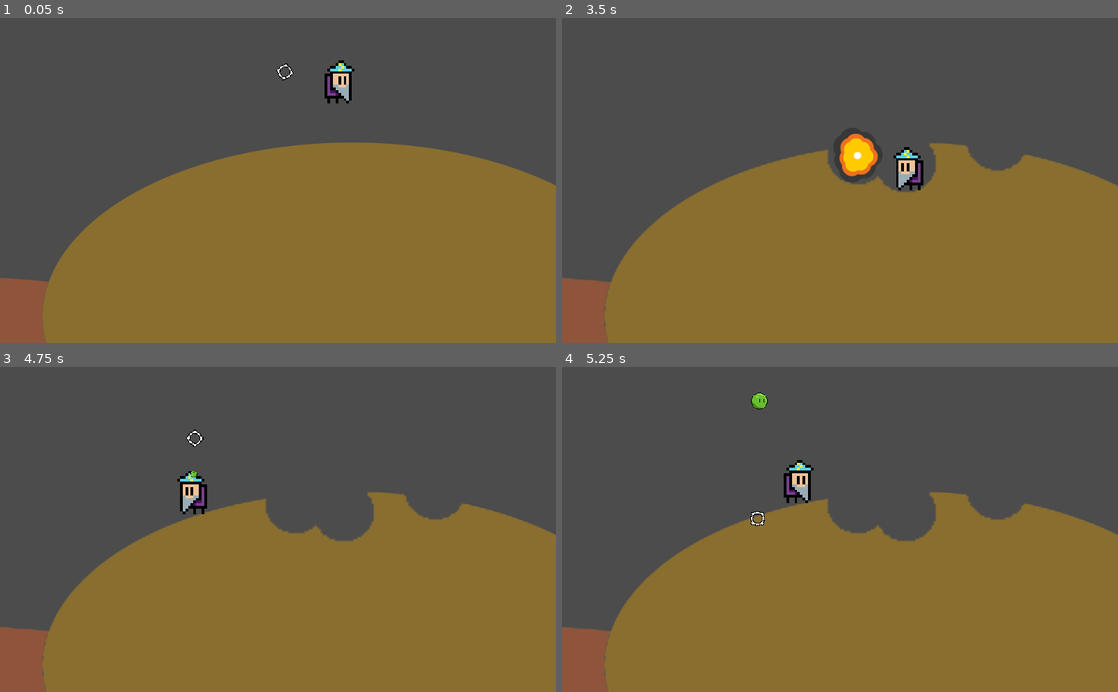
Above: before the commit, frames 1-4 (two rows, left to right).
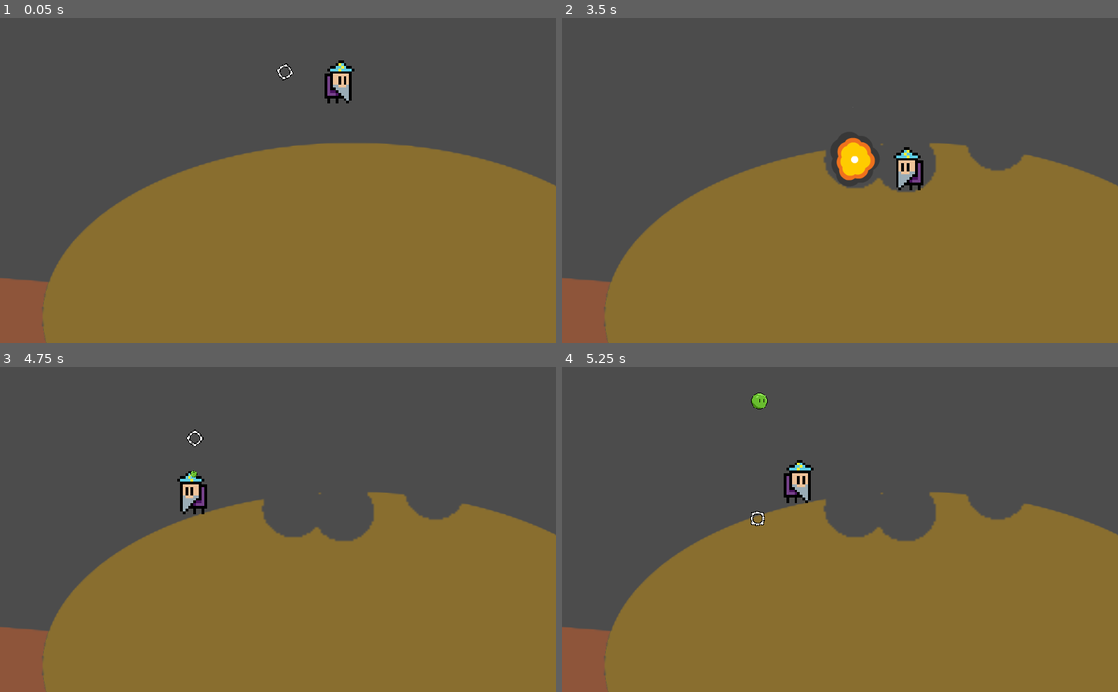
Above: after the commit, the same moments.

Repository: MitchMakesThings/Godot-Things
Game: Godot game, scene res://src/levels/FirstLevel.tscn
Same seed, same stepped clock (60 frames per second), same inputs: the game is played once before the commit and once after it.
Inputs (mouse positions are in pixels of both pictures, inside the frame that each line leads up to):
- Up to frame 1 (0.05 s): no input
- Up to frame 2 (3.5 s): move the mouse to (812, 245) at 0.52 s; hold D (move_right) 0.53-1.25 s; click (812, 245) at 0.67 s; tap Space (jump) at 0.77 s; drag from (1006, 229) to (812, 245) at 1.27 s; move the mouse to (673, 131) at 2.02 s; hold A (move_left) 2.03-2.75 s; drag from (867, 180) to (673, 131) at 2.77 s
- Up to frame 3 (4.75 s): move the mouse to (194, 448) at 3.52 s; hold A (move_left) 3.53-4.25 s; tap Space (jump) at 3.77 s; drag from (400, 513) to (194, 448) at 4.27 s
- Up to frame 4 (5.25 s): move the mouse to (728, 545) at 5.02 s; hold D (move_right) from 5.03 s (still down); click (728, 545) at 5.17 s

The runs differ from the first frame. In frame 1, less than 0.1% of the frame differs, in the area x 2-100%, y 38-95%; in frame 2, 0.7%, in the area x 47-58%, y 35-53%; in frame 3, 0.2%; in frame 4, 0.2%.

Commit message:
Cleanup & documentation Starting to tidy up the destructible script, to get it tutorial ready.

Diff:
--- a/Game/src/destruction/Destructible.gd
+++ b/Game/src/destruction/Destructible.gd
@@ -1,11 +1,11 @@
 extends Node2D
 
 export var viewport_destruction_nodepath : NodePath
-export var CollisionHolderNodePath : NodePath
+export var collision_holder_node_path : NodePath
 
 var world_size : Vector2
 
-var CollisionHolder : Node2D
+var collision_holder : Node2D
 var _to_cull : Array
 
 var _image_republish_texture := ImageTexture.new()
@@ -17,7 +17,7 @@
 func _ready():
 	add_to_group("destructibles")
 
-	CollisionHolder = get_node(CollisionHolderNodePath)
+	collision_holder = get_node(collision_holder_node_path)
 	world_size = (get_parent() as Sprite).get_rect().size
 	_parent_material = get_parent().material
 	_viewport_destruction_node = get_node(viewport_destruction_nodepath)
@@ -28,23 +28,21 @@
 
 	# Passing 0 to duplicate, as we don't want to duplicate scripts/signals etc
 	# We don't use 8 since we're going to delete our duplicate nodes after first render anyway
-	var dup = get_parent().duplicate(8) as Node2D
+	var dup = get_parent().duplicate(0) as Node2D
 	_to_cull.append(dup)
 	# Shrink to match the ratio of our destruction viewport
 	dup.scale = _world_to_viewport_scale(dup.scale)
 	# Then reposition, so we're in the right spot
 	dup.position = _world_to_viewport(dup.position)
 
-	# Risky move:
-	# Delete all children of the duplicate.
-	# One of those children will be a duplicate of the Destructible
-	for child in dup.get_children():
-		dup.remove_child(child)
+	# Add to the viewport, so that our destructible viewport has our starting point
 	$Viewport.add_child(dup)
 
+	# Force the destruction texture rebuild
 	rebuild_texture()
 	$CullTimer.start()
-	$CollisionRebuildTimer.start() # DEBUG
+
+	rebuild_collisions_from_image()
 
 
 func _exit_tree():
@@ -101,7 +99,7 @@
 		var angle_point = deg2rad(i * 360 / nb_points)
 		points_arc.push_back(position + Vector2(cos(angle_point), sin(angle_point)) * radius * 2)
 
-	for collision_polygon in $CollisionHolder.get_children():
+	for collision_polygon in collision_holder.get_children():
 		var clipped_polygons = Geometry.clip_polygons_2d(collision_polygon.polygon, points_arc)
 
 		# If the clip failed, we're almost certainly trying to delete the last few
@@ -135,10 +133,14 @@
 				# We'll need to add a CollisionPolygon for each of them
 				var collider := CollisionPolygon2D.new()
 				collider.polygon = points
-				CollisionHolder.call_deferred("add_child", collider)
+				collision_holder.call_deferred("add_child", collider)
 
 
 func rebuild_collisions_from_image():
+	# Wait for all viewports to re-render before we build our image
+	yield(VisualServer, "frame_post_draw")
+
+	# Create bitmap from the Viewport (which projects into our sprite)
 	var bitmap := BitMap.new()
 	bitmap.create_from_image_alpha($Sprite.texture.get_data())
 
@@ -147,11 +149,11 @@
 	#print("Saved")
 
 	# This will generate polygons for the given coordinate rectangle within the bitmap
-	# As an optimisation we should *only* recalculate polygons in an area around where the impact was
+	# In our case, our given coordinates are the entire image.
 	var polygons = bitmap.opaque_to_polygons(Rect2(Vector2(0,0), bitmap.get_size()))
 
 	# Delete all previous polygons
-	for child in CollisionHolder.get_children():
+	for child in collision_holder.get_children():
 		child.queue_free()
 
 	# Now create a collision polygon for each polygon returned
@@ -170,12 +172,13 @@
 			# Remap to world position
 			newpoints.push_back(_viewport_to_world(point))
 		collider.polygon = newpoints # Scaling example. Otherwise just use polygon
-		CollisionHolder.add_child(collider)
+		collision_holder.add_child(collider)
 
 	# Here's where viewport_destruction_nodepaths get wild
 	# We need to multiply the foreground sprite against our destruction sprite
 	# So that the foreground only shows where our destruction sprite is not alpha
 	republish_sprite()
+
 
 func republish_sprite() -> void:
 	# Assume the image has changed, so we'll need to update our ImageTexture
@@ -195,6 +198,7 @@
 				((point.y + get_viewport_rect().position.y) / dynamic_texture_size.y) * world_size.y
 			)
 
+
 func _world_to_viewport(var point : Vector2) -> Vector2:
 	var dynamic_texture_size = $Viewport.get_size()
 	return Vector2(
@@ -202,10 +206,9 @@
 				(point.y / world_size.y) * dynamic_texture_size.y + get_viewport_rect().position.y
 			)
 
-func _world_to_viewport_scale(var original_scale : Vector2
-		, var dynamic_texture_size : Vector2 = Vector2.ZERO) -> Vector2:
-	if dynamic_texture_size == Vector2.ZERO	:
-		dynamic_texture_size = $Viewport.get_size()
+
+func _world_to_viewport_scale(var original_scale : Vector2) -> Vector2:
+	var dynamic_texture_size : Vector2 = $Viewport.get_size()
 	var x_scale = ((100.0 / world_size.x) * dynamic_texture_size.x) / 100.0
 	var y_scale = ((100.0 / world_size.y) * dynamic_texture_size.y) / 100.0
 	return Vector2(original_scale.x * x_scale, original_scale.y * y_scale)
--- a/Game/src/destruction/Destructible.tscn
+++ b/Game/src/destruction/Destructible.tscn
@@ -13,7 +13,7 @@
 [node name="Destructible" type="Node2D"]
 script = ExtResource( 2 )
 viewport_destruction_nodepath = NodePath("Viewport/Circle")
-CollisionHolderNodePath = NodePath("CollisionHolder")
+collision_holder_node_path = NodePath("CollisionHolder")
 
 [node name="Viewport" type="Viewport" parent="."]
 transparent_bg = true
@@ -39,12 +39,7 @@
 collision_layer = 3
 collision_mask = 3
 
-[node name="CollisionRebuildTimer" type="Timer" parent="."]
-wait_time = 0.25
-one_shot = true
-
 [node name="CullTimer" type="Timer" parent="."]
 wait_time = 0.5
 one_shot = true
-[connection signal="timeout" from="CollisionRebuildTimer" to="." method="rebuild_collisions_from_image"]
 [connection signal="timeout" from="CullTimer" to="." method="_cull_foreground_duplicates"]
--- a/Game/src/weapons/Slime-Green.gd
+++ b/Game/src/weapons/Slime-Green.gd
@@ -4,10 +4,16 @@
 export var explosion_scene : PackedScene
 
 func _on_SlimeGreen_body_entered(_body):
+	# Tell the destruction system that we're causing an explosion
 	get_tree().call_group("destructibles", "destroy", global_position, explosion_radius)
 
+	# Display explosion animation
 	var explosion = explosion_scene.instance()
 	explosion.global_position = global_position
+
+	# Explosion added to our parent, as we'll free ourselves.
+	# If we attached the explosion to ourself it'd get free'd as well,
+	# which would make them immediately vanish.
 	get_parent().add_child(explosion)
 
 	queue_free()
